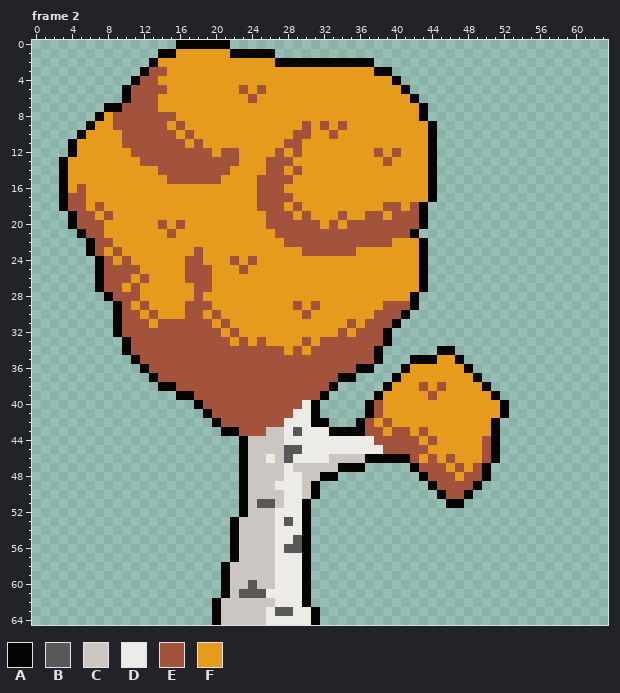
Two states of a pixel-art file, sprites/aseprite/birch_boi.aseprite. The picture above was drawn from the file before the commit.
64x65 pixels, 2 frames. Shown: frame 2. The commit also changed other frames, which this record leaves out.
Palette (. is transparent): A #050403  B #595757  C #cbc6c1  D #ecebe7  E #a3533b  F #e69b1c
After:
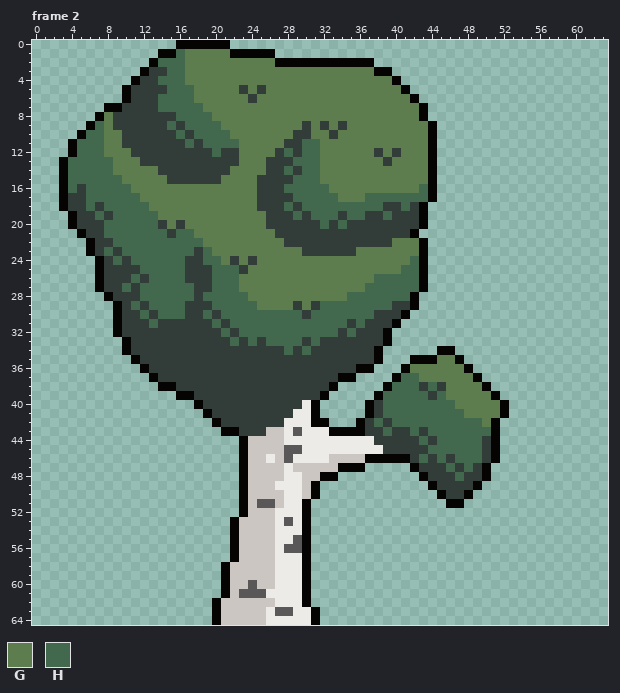
Colours new in this view: G #5d7d4f  H #42694d
Edits made:
colour E: #a3533b -> #323c39
Changed rows in their new state; - is a pixel that keeps its letter.
Frame 2, layer "Treeboi":
first column x 4:
 1 ------------HGGGGG------------------------------
 2 ----------HHHGGGGGGGGGG-------------------------
 3 -----------HHGGGGGGGGGGGGGGGGGGGGG--------------
 4 ----------HHHGGGGGGGGGGGGGGGGGGGGGGG------------
 5 -----------HHHGGGGG-G-GGGGGGGGGGGGGGG-----------
 6 ----------HHHHGGGGGG-GGGGGGGGGGGGGGGGG----------
 7 ----------HHHHHGGGGGGGGGGGGGGGGGGGGGGGG---------
 8 ----G-------HHHHGGGGGGGGGGGGGGGGGGGGGGG---------
 9 ---HG------H-HHHHGGGGGGGGG-G-G-GGGGGGGGG--------
10 --HHGG------H-HHHHGGGGGGG--GG-GGGGGGGGGG--------
11 -HHHGG-------H-HHHHGGGGG--HHGGGGGGGGGGGG--------
12 -HHHGGG---------H--GGGG-H-HHGGGGGG-G-GGG--------
13 HHHHHGGG-----------GGG---HHHGGGGGGG-GGGG--------
14 HHHHHGGGGG--------GGGG--H-HHGGGGGGGGGGGG--------
15 HHHHHHGGGGG------GGGG----HHHGGGGGGGGGGGG--------
16 H-HHHHHGGGGGGGGGGGGGG---HHHHHGGGGGGGGGGH--------
17 --HHHHHHGGGGGGGGGGGGG----HHHHHGGGHHHHHHH--------
18 --H-HHHHHGGGGGGGGGGGG---H-HHHHHHHHH--H----------
19 ---H-HHHHHGGGGGGGGGGGG---H-HHH-HH--H------------
20 ----HHHHHH-G-GGGGGGGGG------H-H-----------------
21 ----HHHHHHH-HHGGGGGGGGG-------------------------
22 -----HHHHHHHHHHGGGGGGGGG------------GGG---------
23 ----H-HHHHHHHH-HGGGGGGGGGG------GGGGGGG---------
24 -----H-HHHHHH--HHG-G-GGGGGGGGGGGGGGGGGH---------
25 --------HHHHH---HHH-GGGGGGGGGGGGGGGGGHH---------
26 -------H-HHHH---HHHGGGGGGGGGGGGGGGHHHHH---------
27 ------H-HHHHHH--HHHGGGGGGGGGGGGGGHHHHHH---------
28 --------HHHHHH-HHHHHGGGGGGGGGGGHHHHHHH----------
29 -------H-HHHH---HHHHHGGGG-G-HHHHHHHH------------
30 --------H-HHH--H-HHHHHHHHH-HHHHHHH--------------
31 ---------H------H-HHHHHHHHHHHHH-H---------------
32 -----------------H-HHHHHHHHHHH-H----------------
33 ------------------H-H-HHHH-H--------------------
34 ------------------------H-H---------------------
35 -----------------------------------------GG-----
36 --------------------------------------GGGGGG----
37 -------------------------------------HHGGGGGG---
38 ------------------------------------HHH-H-GGGG--
39 -----------------------------------HHHHH-HGGGGG-
40 -----------------------------------HHHHHHHHGGGGG
41 -----------------------------------HHHHHHHHHGGGG
42 ----------------------------------H-HHHHHHHHHHG-
43 -----------------------------------H--H-HHHHHHH-
44 ---------------------------------------H-HHHHH--
45 ----------------------------------------HHHHHH--
46 ---------------------------------------H-H-HHH--
47 ------------------------------------------H-H---
48 -------------------------------------------H----
